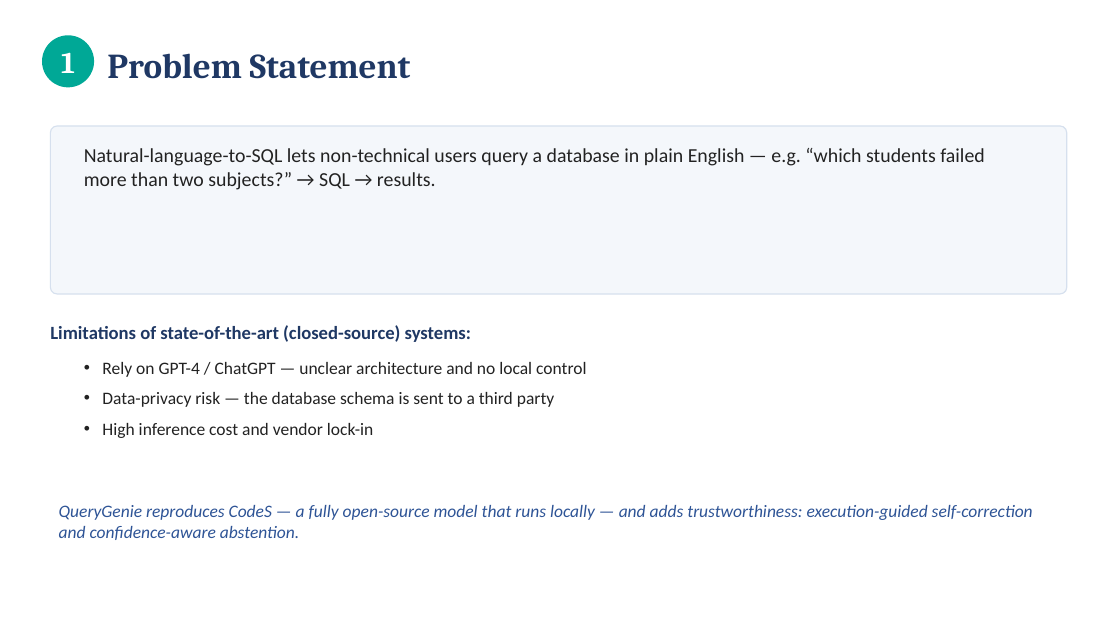
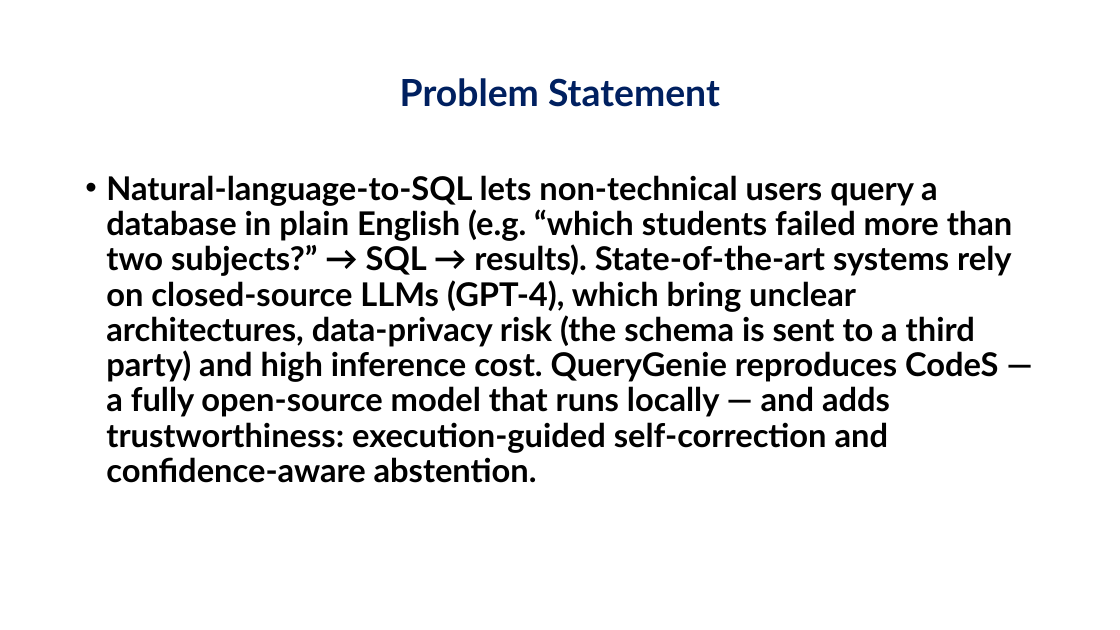
Before and after one commit to jayakanthh/QueryGenie, a slide deck: slide 3 of docs/reviews/Review2_QueryGenie.pptx. Drawn at 1120x630 pixels with LibreOffice and Linux fonts; fonts in the diff are those of the drawing; background and template pictures are left out. Boxes give left, top, right and bottom in pixels: in the first picture for what was removed or moved away, otherwise in the second. Text is boxed around its words. In the diff, an @@ line names an element or a change of style, - is before the commit and + after.

```diff
--- a/docs/reviews/Review2_QueryGenie.pptx
+++ b/docs/reviews/Review2_QueryGenie.pptx
@@ ellipse removed at box(42, 35, 94, 87) @@
@@ text removed at box(61, 52, 75, 73) @@
-1
@@ title "Problem Statement": place and size @@
-title "Problem Statement" at box(107, 53, 411, 79)
+title "Problem Statement" at box(400, 78, 720, 107)
@@ title "Problem Statement" at box(400, 78, 720, 107): size 30 to 32 pt, font Cambria to Lato, text colour #1F3864 to #002060; alignment left to centre; line spacing 1 to 0.9 @@
@@ rounded rectangle removed at box(50, 126, 1067, 294) @@
@@ text removed at box(84, 148, 985, 190) @@
-Natural-language-to-SQL lets non-technical users query a database in plain English — e.g. “which students failed more than two subjects?” → SQL → results.
@@ text added at box(106, 175, 1013, 483), 28 pt, text #000000, bold @@
+• Natural-language-to-SQL lets non-technical users query a database in plain English (e.g. “which students failed more than two subjects?” → SQL → results). State-of-the-art systems rely on closed-source LLMs (GPT-4), which bring unclear architectures, data-privacy risk (the schema is sent to a third party) and high inference cost. QueryGenie reproduces CodeS — a fully open-source model that runs locally — and adds trustworthiness: execution-guided self-correction and confidence-aware abstention.
@@ text removed at box(50, 325, 471, 342) @@
-Limitations of state-of-the-art (closed-source) systems:
@@ text removed at box(102, 362, 586, 438) @@
-• Rely on GPT-4 / ChatGPT — unclear architecture and no local control
-• Data-privacy risk — the database schema is sent to a third party
-• High inference cost and vendor lock-in
@@ text removed at box(59, 505, 1033, 540) @@
-QueryGenie reproduces CodeS — a fully open-source model that runs locally — and adds trustworthiness: execution-guided self-correction and confidence-aware abstention.
```
Also in this commit, not shown: 5 other slides changed, 4 slides added, 5 slides removed.
